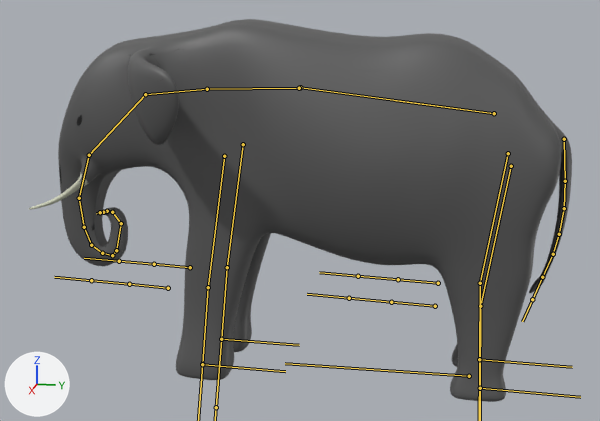
The FBX model city-sim 2.0/Assets/Models/Animals/Elephant.fbx: old version first, new version second.
One viewpoint serves both versions: a 50 mm camera at (12.3, 0.56, 5.66) aimed at (0.02, -1.89, 2.59). The axes (+X, +Y, +Z) are drawn at lower left. The lights are the same throughout. The bones that bend it are drawn over the model as lines.
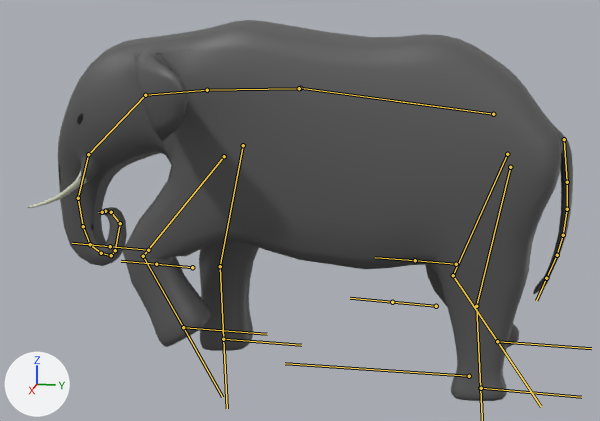
The newer file adds an action. The first version stands in its rest pose; the second is drawn at frame 3 of the action 'Armature|Walk'.

What the commit changed:
Bone 'BackLeg.L' (bone_backleg_l) turns from (0, 0, 0) to (-1, 0, 0) degrees about its own x, y and z.
Bone 'BackFoot.L' (bone_backfoot_l) turns from (0, 0, 0) to (4, 0, 0) degrees about its own x, y and z.
Bone 'BackLeg.L.001' (bone_backleg_l_001) turns from (0, 0, 0) to (-31, 0, 0) degrees about its own x, y and z.
Bone 'BackFoot.L.001' (bone_backfoot_l_001) turns from (0, 0, 0) to (66, 0, 0) degrees about its own x, y and z.
Bone 'BackLeg.R.001' (bone_backleg_r_001) turns from (0, 0, 0) to (-3, 1, 0) degrees about its own x, y and z.
Bone 'BackFoot.R.001' (bone_backfoot_r_001) turns from (0, 0, 0) to (11, 0, 0) degrees about its own x, y and z.
Bone 'Bone' (bone_bone) turns from (0, 0, 0) to (2, 0, 0) degrees about its own x, y and z.
Bone 'Bone.003' (bone_bone_003) turns from (0, 0, 0) to (-2, 0, 0) degrees about its own x, y and z.
Bone 'Bone.003' (bone_bone_003) is rescaled from (1.0, 1.0, 1.0) to (1.01, 1.0, 1.0).
Bone 'BackLeg.R' (bone_backleg_r) turns from (0, 0, 0) to (-12, 1, 0) degrees about its own x, y and z.
Bone 'BackFoot.R' (bone_backfoot_r) turns from (0, 0, 0) to (44, 0, 0) degrees about its own x, y and z.

Pixel boxes [x1, y1, x2, y2] of what changed, in the pictures (600 x 421 px):
'Plane', posed: before [29, 19, 572, 402]; after [27, 20, 573, 401]
bone 'BackLeg.L', root to tip: before (511, 166) to (480, 306); after (510, 167) to (476, 306)
bone 'BackFoot.L', root to tip: before (480, 306) to (480, 388); after (476, 306) to (480, 388)
bone 'BackLeg.L.001', root to tip: before (224, 156) to (208, 287); after (224, 156) to (143, 256)
bone 'BackFoot.L.001', root to tip: before (208, 287) to (202, 364); after (143, 256) to (183, 327)
bone 'BackLeg.R.001', root to tip: before (243, 144) to (227, 267); after (243, 145) to (220, 266)
bone 'BackFoot.R.001', root to tip: before (227, 267) to (221, 339); after (220, 266) to (223, 339)
bone 'Bone', root to tip: before (564, 139) to (565, 181); after (564, 139) to (567, 182)
bone 'Bone.003', root to tip: before (559, 234) to (553, 254); after (563, 235) to (557, 254)
bone 'BackLeg.R', root to tip: before (508, 153) to (480, 283); after (507, 154) to (453, 275)
bone 'BackFoot.R', root to tip: before (480, 283) to (479, 359); after (453, 275) to (497, 341)
